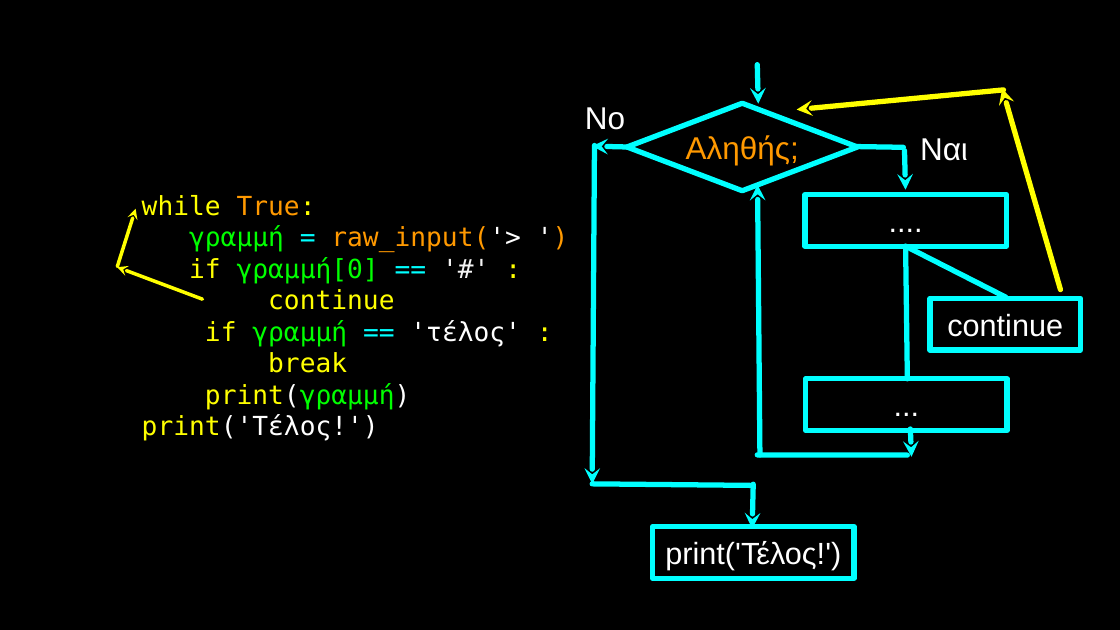
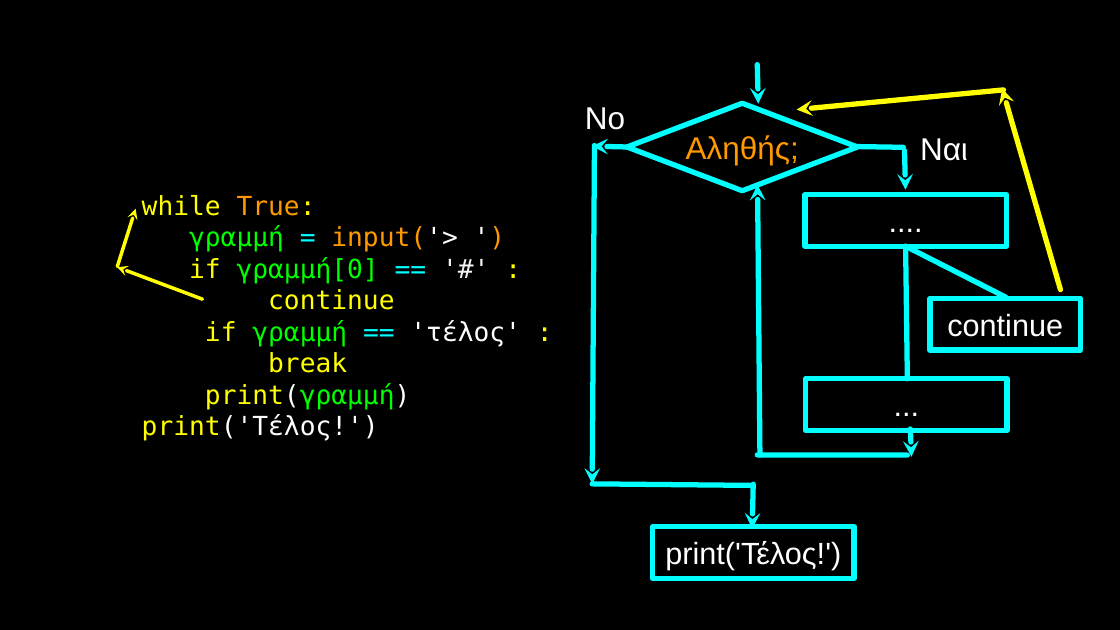
Before and after one commit to csev/py4e, a slide deck: slide 10 of lectures3/gr/Pythonlearn-05-Iterations.pptx. Drawn at 1120x630 pixels with LibreOffice and Linux fonts; fonts in the diff are those of the drawing. Boxes give left, top, right and bottom in pixels: in the first picture for what was removed or moved away, otherwise in the second. Text is boxed around its words. In the diff, an @@ line names an element or a change of style, - is before the commit and + after.

Commit message:
corrections

```diff
--- a/lectures3/gr/Pythonlearn-05-Iterations.pptx
+++ b/lectures3/gr/Pythonlearn-05-Iterations.pptx
@@ text at box(189, 225, 457, 252): text changed @@
-γραμμή = raw_input('> ')
+γραμμή = input('> ')
```
